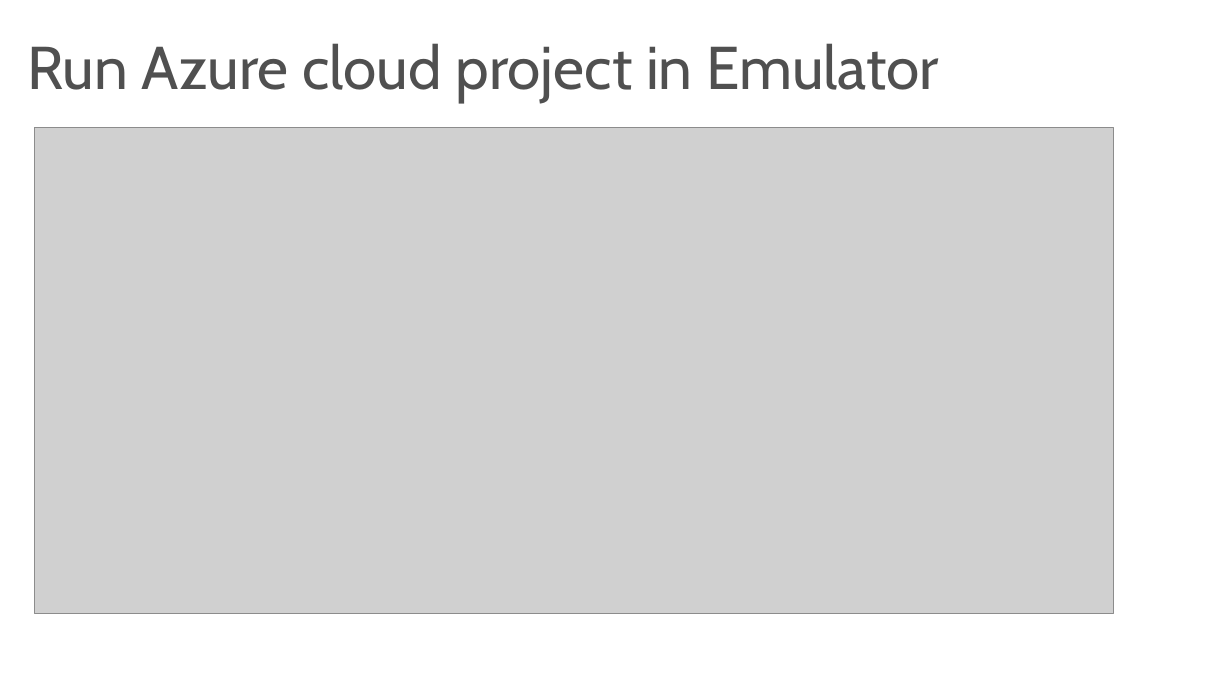
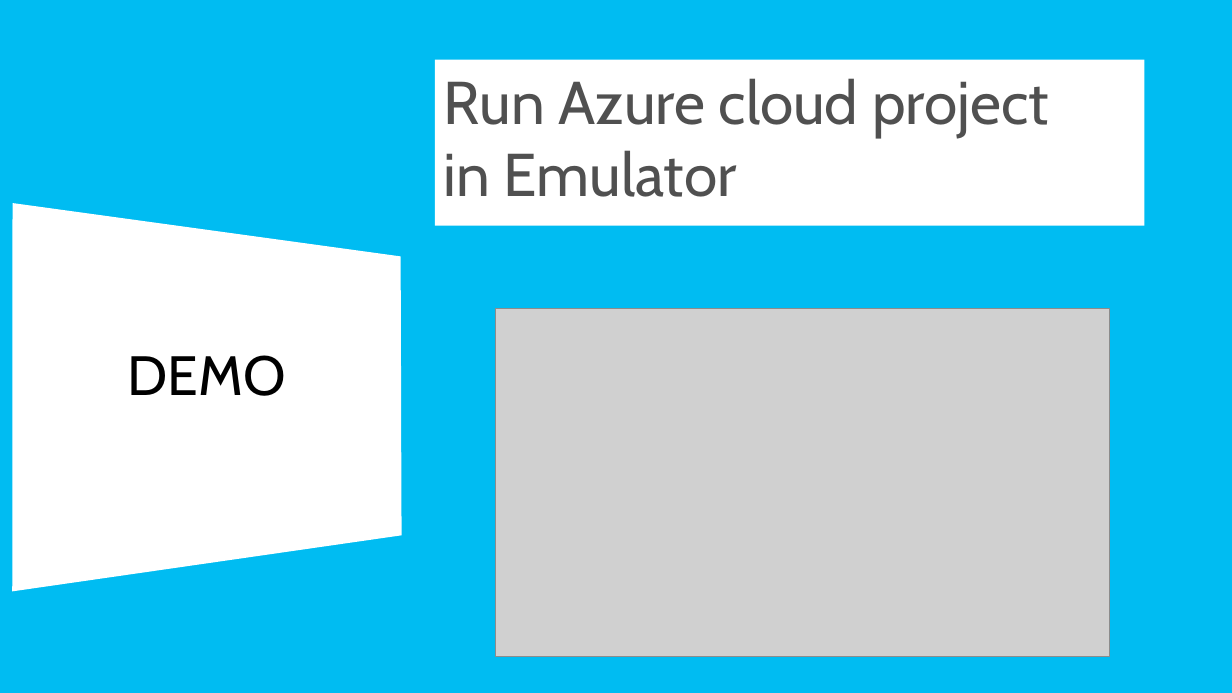
Before and after one commit to codesanook/PageFeedback, a slide deck: slide 20 of Azure Cloud Service Deployment.pptx. Drawn at 1232x693 pixels with LibreOffice and Linux fonts; fonts in the diff are those of the drawing; grey boxes stand for pictures. Boxes give left, top, right and bottom in pixels: in the first picture for what was removed or moved away, otherwise in the second. Text is boxed around its words. In the diff, an @@ line names an element or a change of style, - is before the commit and + after.

```diff
--- a/Azure Cloud Service Deployment.pptx
+++ b/Azure Cloud Service Deployment.pptx
@@ background #FFFFFF to #00BCF2 @@
@@ rectangle "Run Azure cloud project": place and size @@
-rectangle "Run Azure cloud project" at (27, 43, 939, 103)
+rectangle "Run Azure cloud project" at (435, 60, 1144, 226)
@@ rectangle "Run Azure cloud project" at (435, 60, 1144, 226): fill none to #FFFFFF @@
@@ text in rectangle at (444, 78, 1049, 197): text changed @@
-Run Azure cloud project in Emulator
+Run Azure cloud project
+in Emulator
@@ freeform shape added at (12, 203, 401, 592), fill #FFFFFF, 44 pt, text #000000 @@
+DEMO
@@ picture: place and size @@
-picture at (34, 128, 1113, 614)
+picture at (496, 309, 1110, 656)
```
Also in this commit, not shown: 6 other slides changed, 11 slides added, 10 slides removed.
